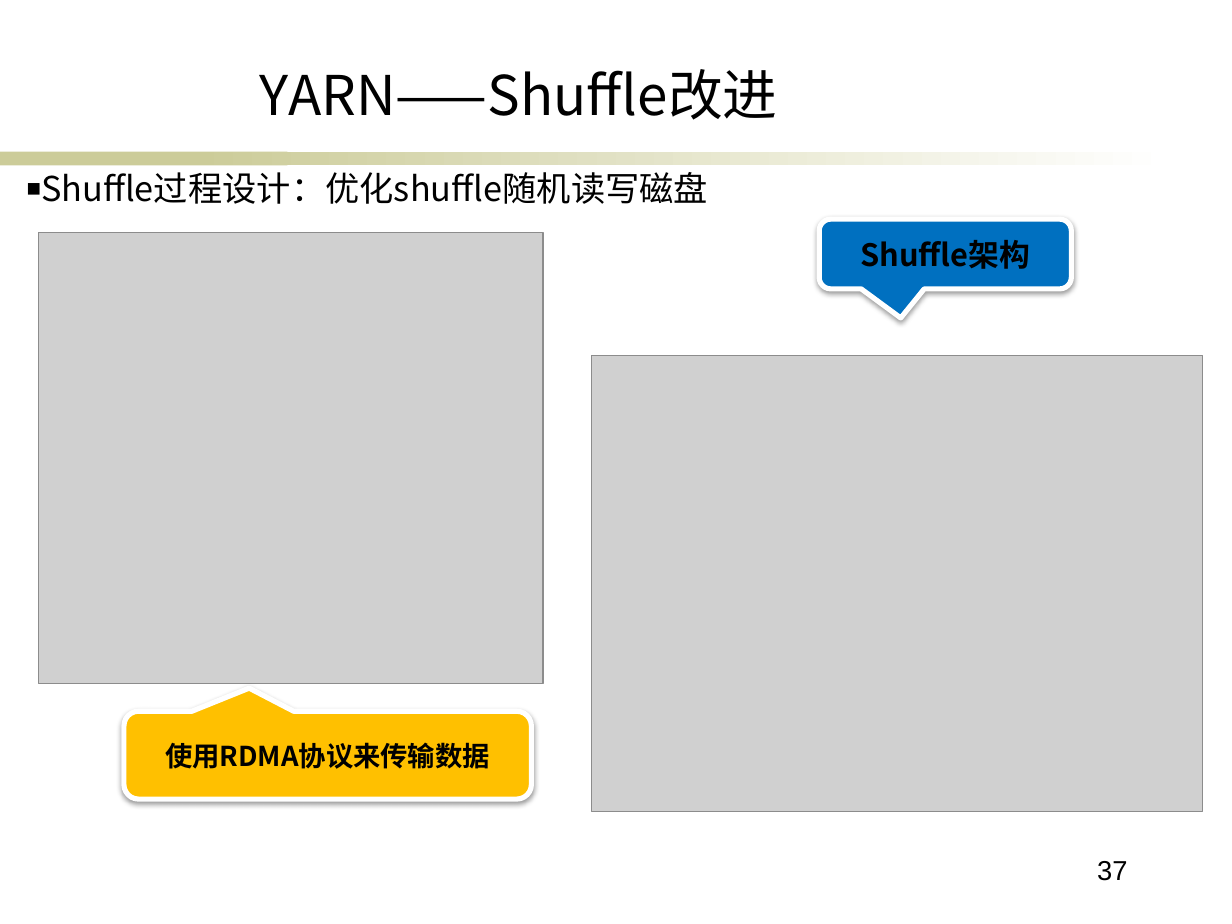
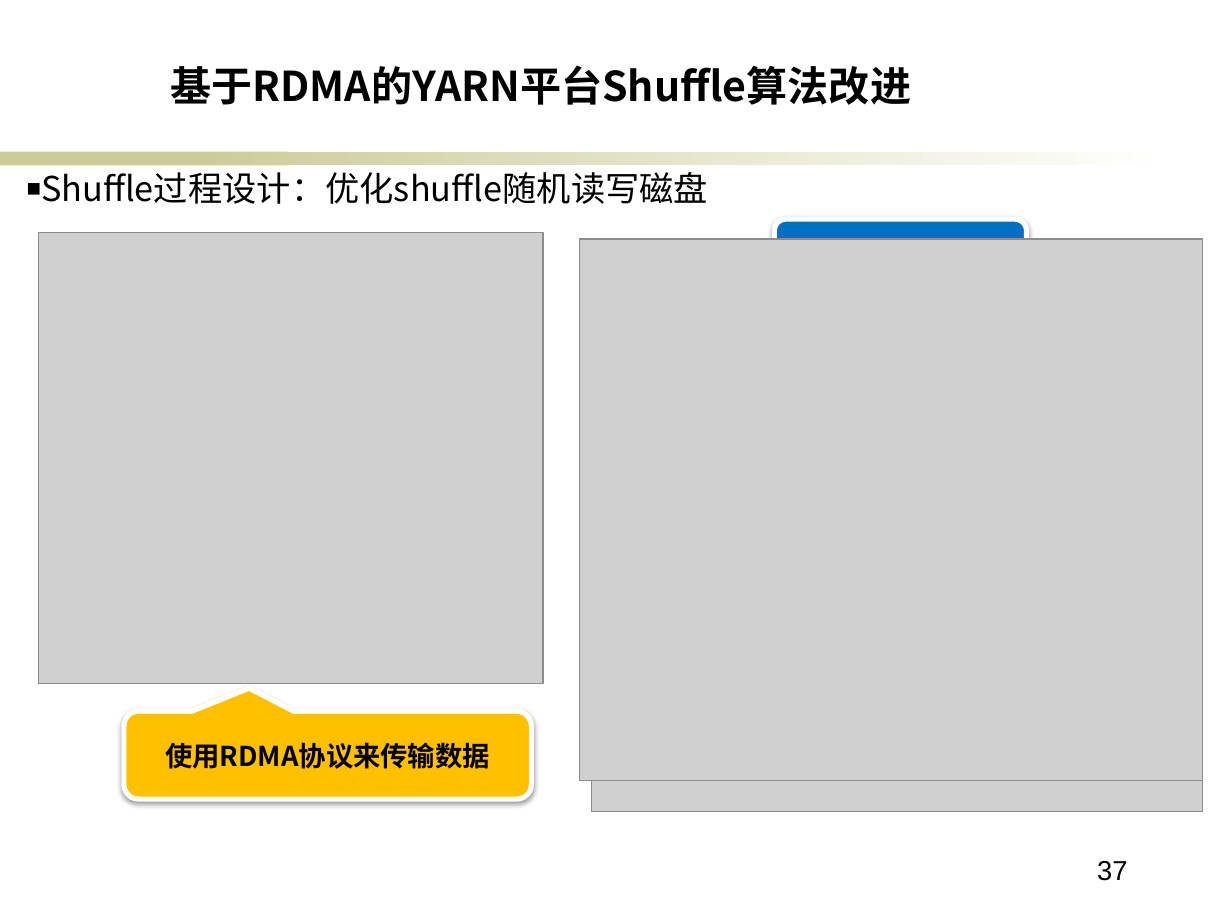
Before and after one commit to ericsonyc/paper, a slide deck: slide 37 of 毕业答辩.pptx. Drawn at 1232x924 pixels with LibreOffice and Linux fonts; fonts in the diff are those of the drawing; grey boxes stand for pictures; background and template pictures are left out. Boxes give left, top, right and bottom in pixels: in the first picture for what was removed or moved away, otherwise in the second. Text is boxed around its words. In the diff, an @@ line names an element or a change of style, - is before the commit and + after.

```diff
--- a/毕业答辩.pptx
+++ b/毕业答辩.pptx
@@ text at [170,65,911,105]: text changed; size 32 to 24 pt; bold on @@
-YARN——Shuffle改进
+基于RDMA的YARN平台Shuffle算法改进
@@ picture added at [580,239,1204,781] @@
@@ rounded speech box "Shuffle架构": place and size @@
-rounded speech box "Shuffle架构" at [819,219,1072,290]
+rounded speech box "Shuffle架构" at [775,219,1027,290]
```
Also in this commit, not shown: 15 other slides changed, 5 slides added, 2 slides removed, 2 other files.
